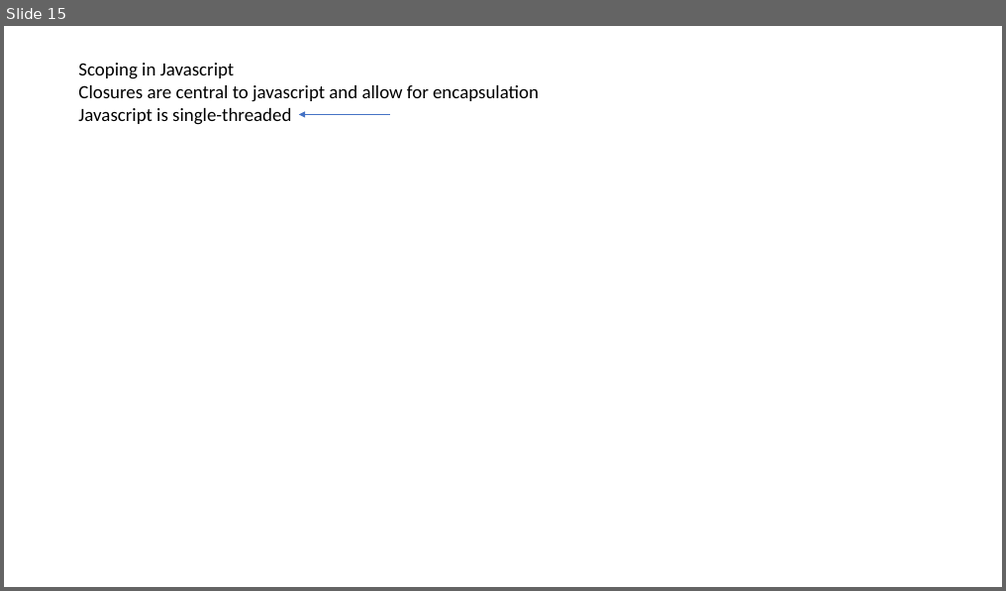
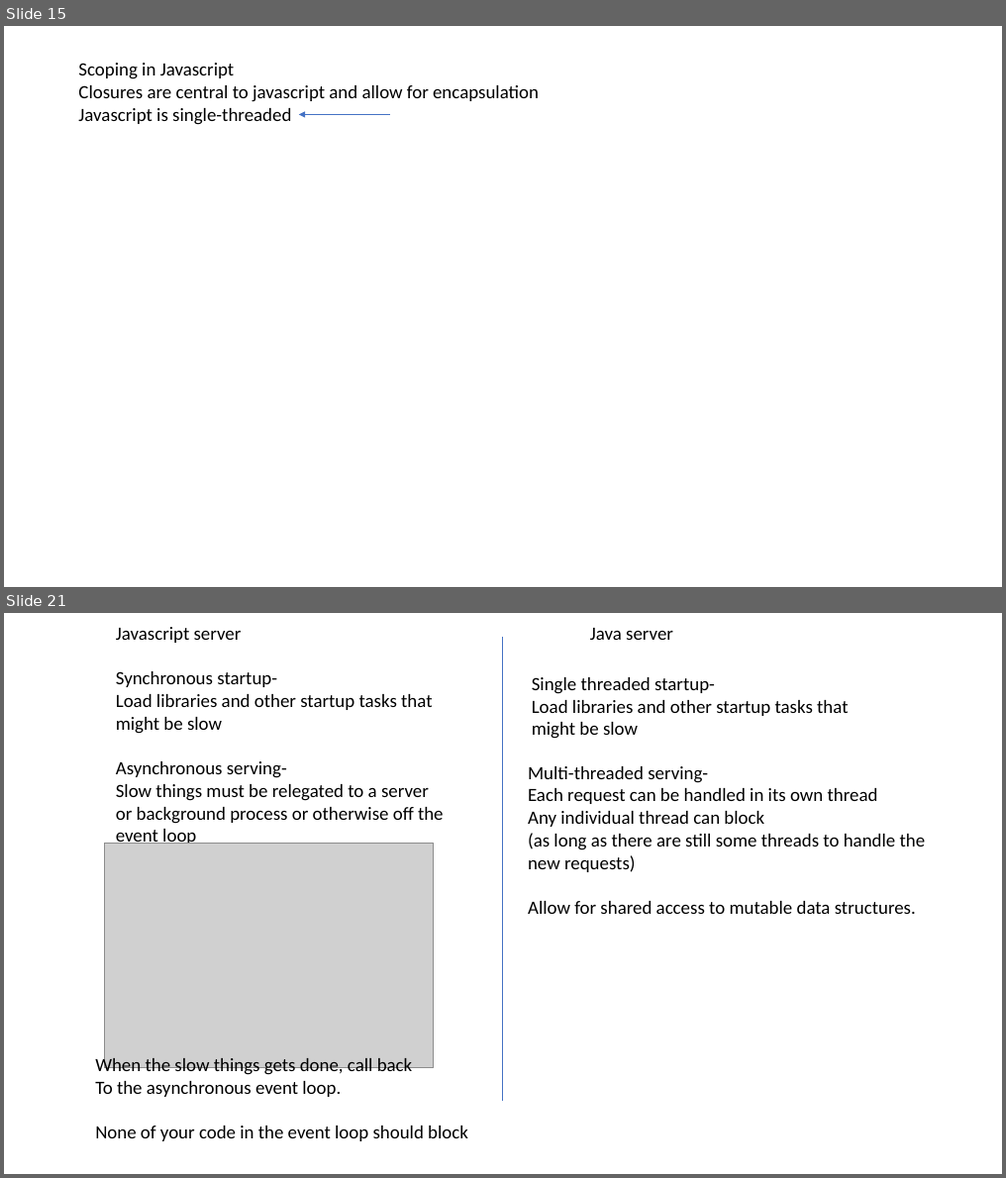
Before and after one commit to afodor/afodor.github.io, a slide deck: classes/prog2017/Prog3-Lecture25.pptx. Shown one above the other, each under a label of ours: slide 15 before the commit, slides 15 and 21 after it; the slides between them are not shown. The pictures are 1006x591 and 1006x1178 pixels, drawn with LibreOffice and Linux fonts; fonts in the diff are those of the drawing; grey boxes stand for pictures. Boxes give left, top, right and bottom in pixels: in the first picture for what was removed or moved away, otherwise in the second. Text is boxed around its words. In the diff, an @@ line names an element or a change of style, - is before the commit and + after.

Commit message:
lecture 25....

```diff
--- a/classes/prog2017/Prog3-Lecture25.pptx
+++ b/classes/prog2017/Prog3-Lecture25.pptx
@@ slide 21 added at (x1=4, y1=613, x2=1002, y2=1174), background #FFFFFF @@
@@ text added at (x1=116, y1=627, x2=444, y2=844), 18 pt, text #000000 @@
+Javascript server
+Synchronous startup-
+Load libraries and other startup tasks that
+might be slow
+Asynchronous serving-
+Slow things must be relegated to a server
+or background process or otherwise off the
+event loop
@@ line added from (503, 637) to (503, 1102), #4472C4 0.5 pt @@
@@ text added at (x1=590, y1=628, x2=673, y2=640), 18 pt, text #000000 @@
+Java server
@@ text added at (x1=532, y1=677, x2=847, y2=739), 18 pt, text #000000 @@
+Single threaded startup-
+Load libraries and other startup tasks that
+might be slow
@@ text added at (x1=528, y1=766, x2=926, y2=914), 18 pt, text #000000 @@
+Multi-threaded serving-
+Each request can be handled in its own thread
+Any individual thread can block
+(as long as there are still some threads to handle the
+new requests)
+Allow for shared access to mutable data structures.
@@ picture added at (x1=104, y1=843, x2=434, y2=1068) @@
@@ text added at (x1=95, y1=1057, x2=468, y2=1142), 18 pt, text #000000 @@
+When the slow things gets done, call back
+To the asynchronous event loop.
+None of your code in the event loop should block
```
Also in this commit, not shown: 1 slide changed, 5 other slides added.
